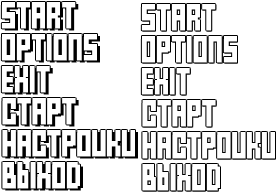
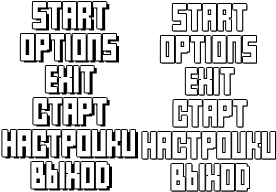
Layer changes from the first 276px x 192px image to the second:
added layer "EXIT копия 7" above "EXIT копия 3" over [1, 1, 257, 192]
hid "EXIT копия 3" over [141, 4, 237, 95]
hid "EXIT копия 2" over [142, 5, 238, 96]
hid "EXIT" over [1, 2, 97, 93]
hid "EXIT копия" over [4, 4, 100, 95]
hid "HACTPOUKU копия 3" over [142, 100, 250, 191]
hid "HACTPOUKU копия 2" over [143, 101, 250, 192]
hid "HACTPOUKU" over [2, 98, 112, 189]
hid "HACTPOUKU копия" over [5, 100, 112, 191]
